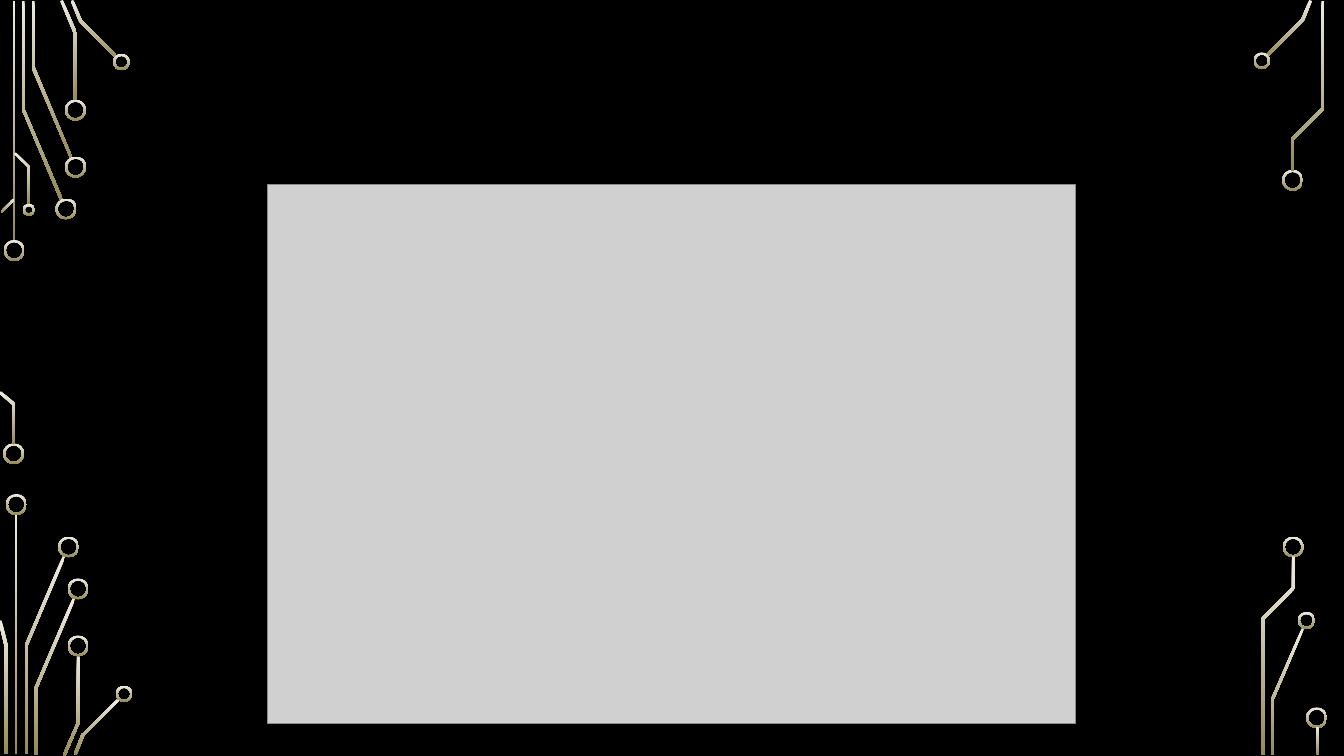
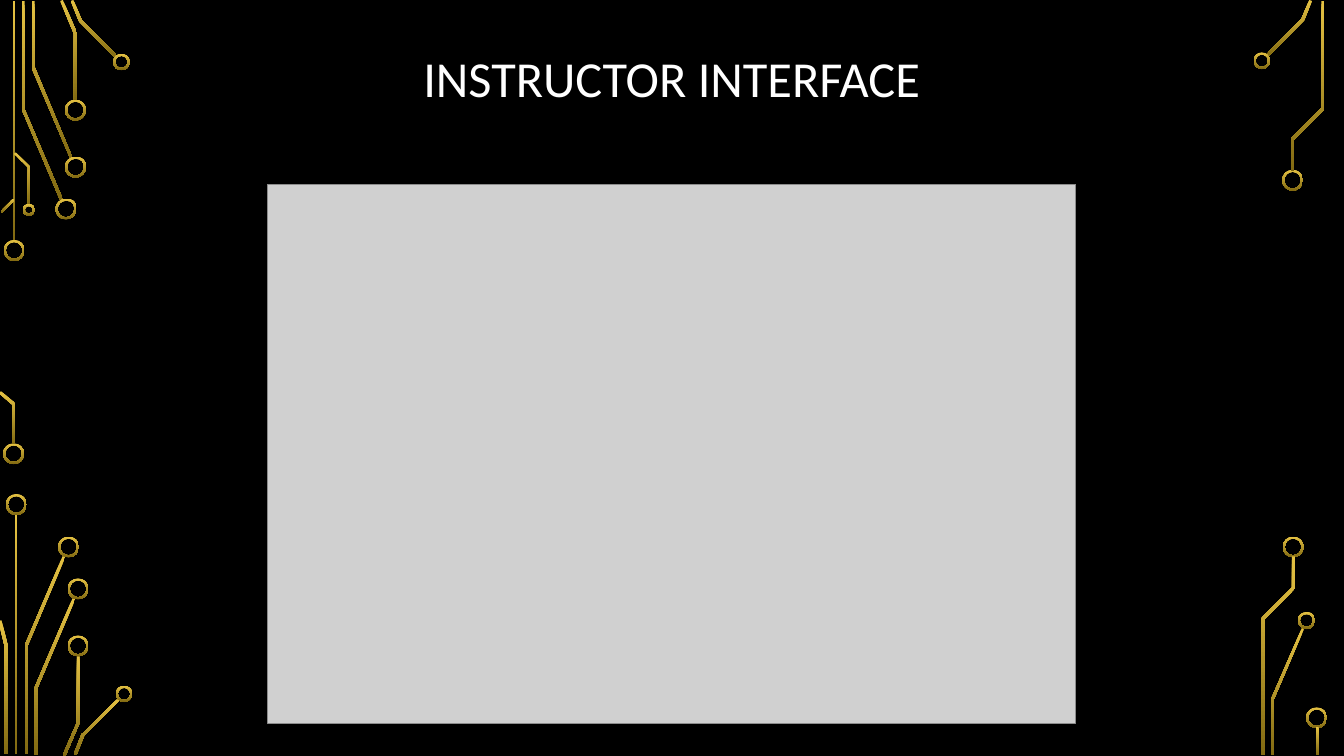
Before and after one commit to so87/Security-Lab-Manager, a slide deck: slide 10 of documentation/presentation.pptx. Drawn at 1344x756 pixels with LibreOffice and Linux fonts; fonts in the diff are those of the drawing; grey boxes stand for pictures; background and template pictures are left out. Boxes give left, top, right and bottom in pixels: in the first picture for what was removed or moved away, otherwise in the second. Text is boxed around its words. In the diff, an @@ line names an element or a change of style, - is before the commit and + after.

```diff
--- a/documentation/presentation.pptx
+++ b/documentation/presentation.pptx
@@ fill gradient #EEECE1 to #948A54 to gradient #E5C243 to #826A12 in 36 elements at bbox=[4, 240, 25, 261], bbox=[3, 444, 24, 465], bbox=[22, 1, 63, 201], bbox=[55, 199, 77, 220], bbox=[31, 1, 72, 158], bbox=[60, 0, 78, 101], bbox=[65, 156, 86, 177], bbox=[65, 100, 86, 121], bbox=[71, 0, 117, 58], bbox=[113, 53, 131, 70], bbox=[1, 199, 15, 213], bbox=[0, 391, 15, 445], bbox=[14, 152, 30, 205], bbox=[22, 204, 34, 216], bbox=[15, 514, 18, 755], bbox=[24, 556, 65, 754], bbox=[6, 494, 27, 515], bbox=[0, 620, 7, 754], bbox=[58, 536, 80, 558], bbox=[34, 598, 76, 755], bbox=[63, 655, 80, 756], bbox=[68, 579, 89, 600], bbox=[68, 635, 89, 656], bbox=[74, 698, 120, 755], bbox=[116, 686, 133, 702], bbox=[1266, 0, 1313, 56], bbox=[1253, 52, 1270, 70], bbox=[1282, 169, 1304, 191], bbox=[1271, 628, 1305, 755], bbox=[1299, 612, 1316, 629], bbox=[1292, 1, 1325, 171], bbox=[1284, 536, 1305, 558], bbox=[1261, 557, 1296, 755], bbox=[1307, 708, 1328, 729], bbox=[1317, 727, 1320, 755], bbox=[12, 1, 15, 242] @@
@@ title "INSTRUCTOR INTERFACE": place and size @@
-title "INSTRUCTOR INTERFACE" at bbox=[126, 69, 1218, 232]
+title "INSTRUCTOR INTERFACE" at bbox=[423, 64, 920, 98]
@@ title "INSTRUCTOR INTERFACE" at bbox=[423, 64, 920, 98]: text colour #000000 to #FFFFFF @@
```
Also in this commit, not shown: 11 other slides changed, 6 slides added, 8 other files.
